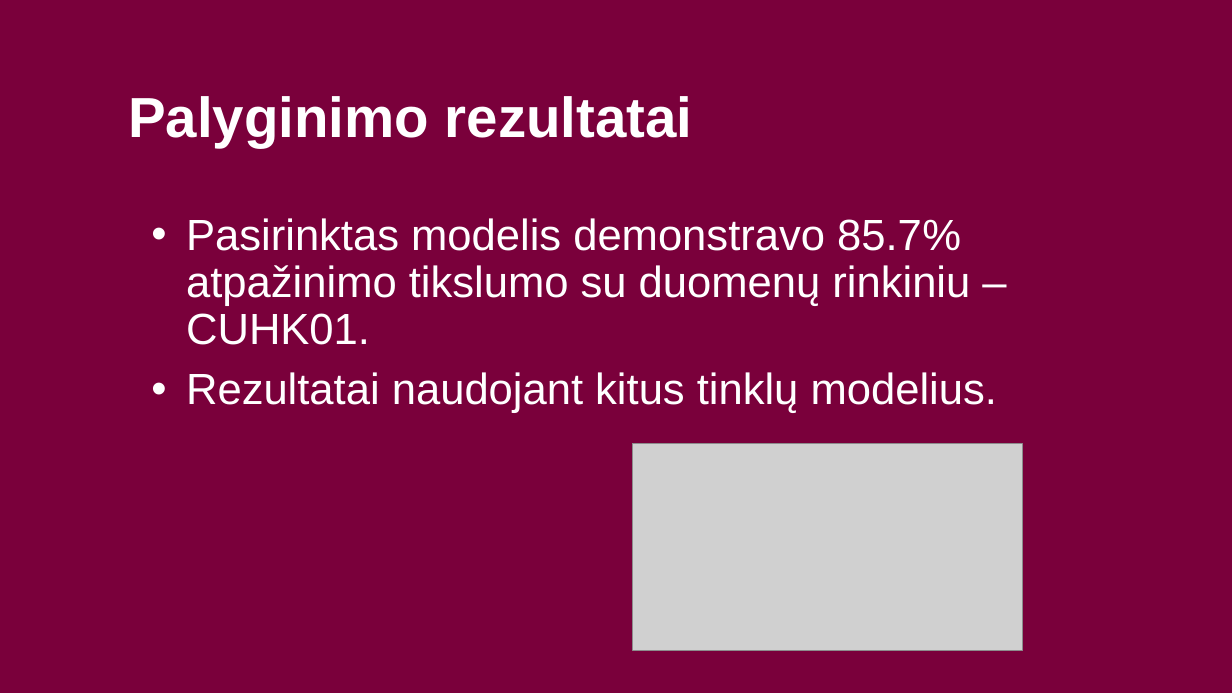
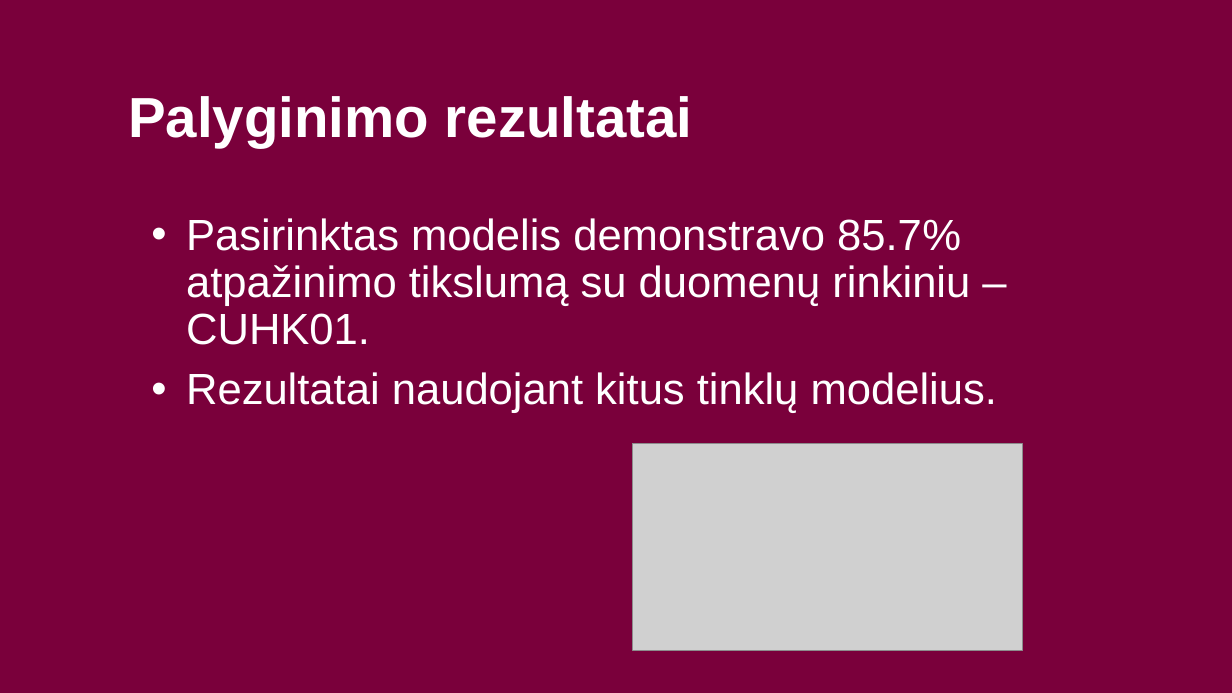
Before and after one commit to butkandrius/kursinis, a slide deck: slide 11 of Presentation/Detalus vaizdų panašumas naudojant trejetų tinklus.pptx. Drawn at 1232x693 pixels with LibreOffice and Linux fonts; fonts in the diff are those of the drawing; grey boxes stand for pictures; background and template pictures are left out. Boxes give left, top, right and bottom in pixels: in the first picture for what was removed or moved away, otherwise in the second. Text is boxed around its words. In the diff, an @@ line names an element or a change of style, - is before the commit and + after.

```diff
--- a/Presentation/Detalus vaizdų panašumas naudojant trejetų tinklus.pptx
+++ b/Presentation/Detalus vaizdų panašumas naudojant trejetų tinklus.pptx
@@ text at (x1=186, y1=218, x2=970, y2=345): text changed @@
-• Pasirinktas modelis demonstravo 85.7% atpažinimo tikslumo su duomenų rinkiniu – CUHK01.
+• Pasirinktas modelis demonstravo 85.7% atpažinimo tikslumą su duomenų rinkiniu – CUHK01.
```
Also in this commit, not shown: 4 other slides changed.
